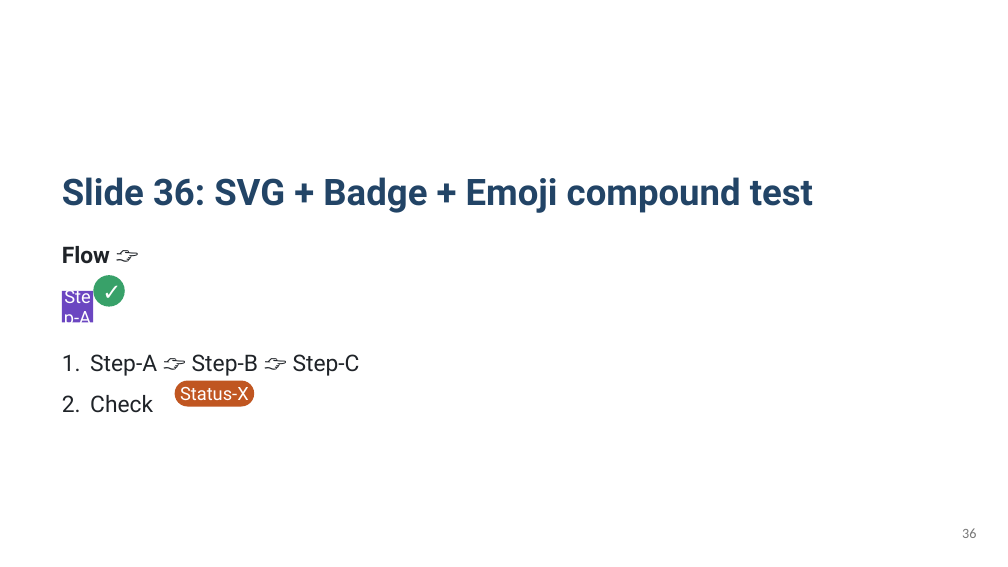
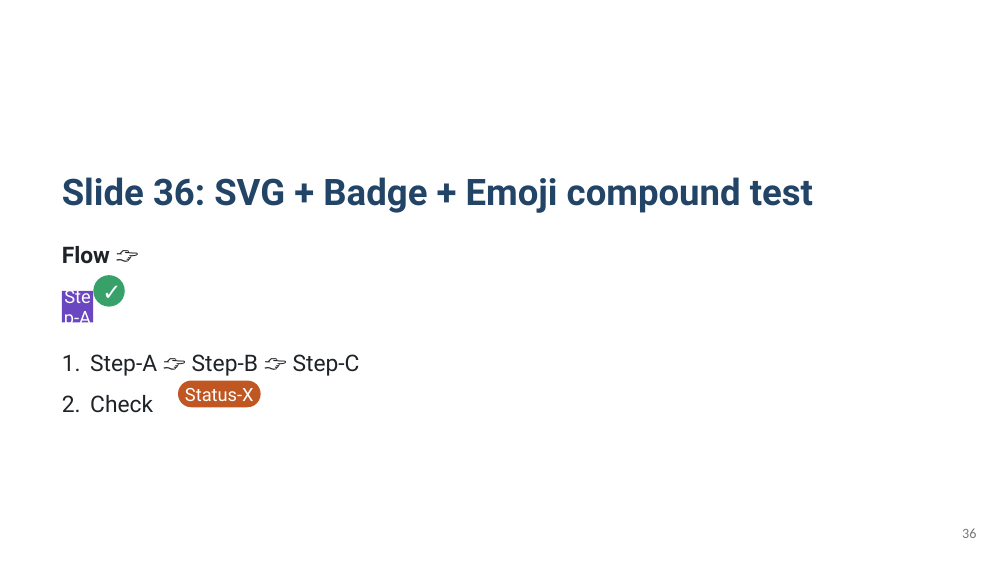
Before and after one commit to KatsuYuzu/marp-to-editable-pptx, a slide deck: slide 36 of output-pptx/test-output.pptx. Drawn at 1008x567 pixels with LibreOffice and Linux fonts; fonts in the diff are those of the drawing. Boxes give left, top, right and bottom in pixels: in the first picture for what was removed or moved away, otherwise in the second. Text is boxed around its words. In the diff, an @@ line names an element or a change of style, - is before the commit and + after.

```diff
--- a/output-pptx/test-output.pptx
+++ b/output-pptx/test-output.pptx
@@ text "Status-X" rewrapped from box(180, 387, 249, 406) to box(185, 388, 254, 401) @@
@@ rounded rectangle: place and size @@
-rounded rectangle at box(175, 380, 254, 406)
+rounded rectangle at box(178, 380, 260, 407)
@@ rounded rectangle at box(178, 380, 260, 407): proportions changed @@
```
Also in this commit, not shown: 21 other slides changed, 1 other file.
